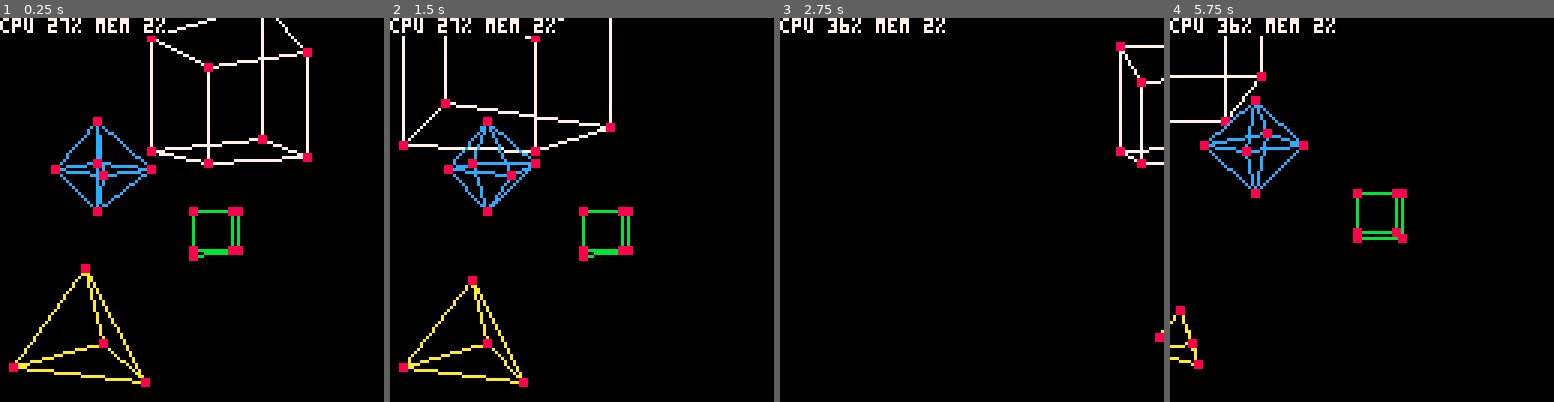
Above: before the commit, frames 1-4 (left to right).
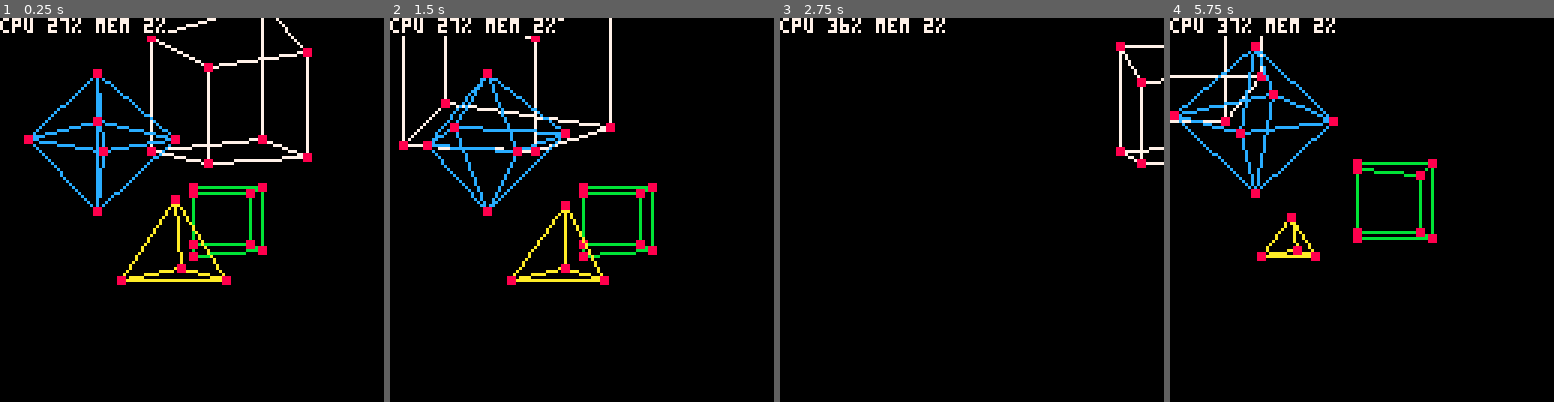
Above: after the commit, the same moments.

Repository: Cuttleshock/PICO-8-recipes
Game: PICO-8 cartridge 3d_no_oo.p8
The game is run twice, just before and just after one commit, with the same random seed, the same clock (stepped at 60 frames per second) and the same inputs.
Inputs:
- Up to frame 1 (0.25 s): no input
- Up to frame 2 (1.5 s): tap X (X key) at 1.07 s
- Up to frame 3 (2.75 s): hold Left 1.97-2.37 s; tap X (X key) at 2.07, 2.4, 2.73 s; hold Down from 2.42 s (still down)
- Up to frame 4 (5.75 s): release Down at 2.82 s; hold Right 2.87-3.53 s; tap X (X key) every 0.33 s from 3.07 to 5.73 s; hold Up 3.58-4.08 s; hold Right 4.13-4.53 s; hold Down 4.58-5.08 s; hold Left from 5.13 s (still down)

The runs differ from the first frame. In frame 1, 5.8% of the frame differs, in the area x 2-70%, y 13-97%; in frame 2, 5.7%; in frame 3, less than 0.1%; in frame 4, 4.8%.

Commit message:
Shapes felt odd after fixing scaling, so repositioned and rescaled some

Diff:
--- a/3d_no_oo.p8
+++ b/3d_no_oo.p8
@@ -270,9 +270,9 @@
 	models={}
 	frame=0
 	make_cube({-0.5,3,0.5},1,0.2,7)
-	make_cube({0,4,-0.5},0.5,0,11)
-	make_octa({-1,4,0},0.5,0,12)
-	make_tetra({-1,2,-1},0.3,0,10)
+	make_cube({0,4,-0.5},0.8,0,11)
+	make_octa({-1,4,0},0.8,0,12)
+	make_tetra({-0.5,2.5,-0.5},0.4,0,10)
 end
 
 function _update()
